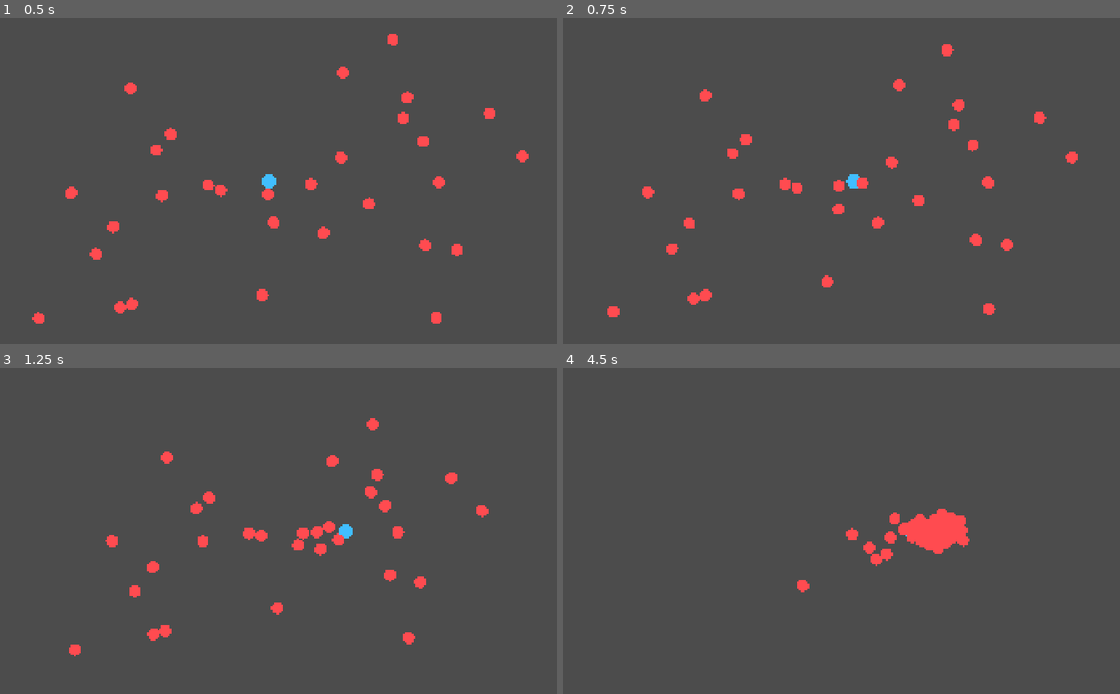
Above: before the commit, frames 1-4 (two rows, left to right).
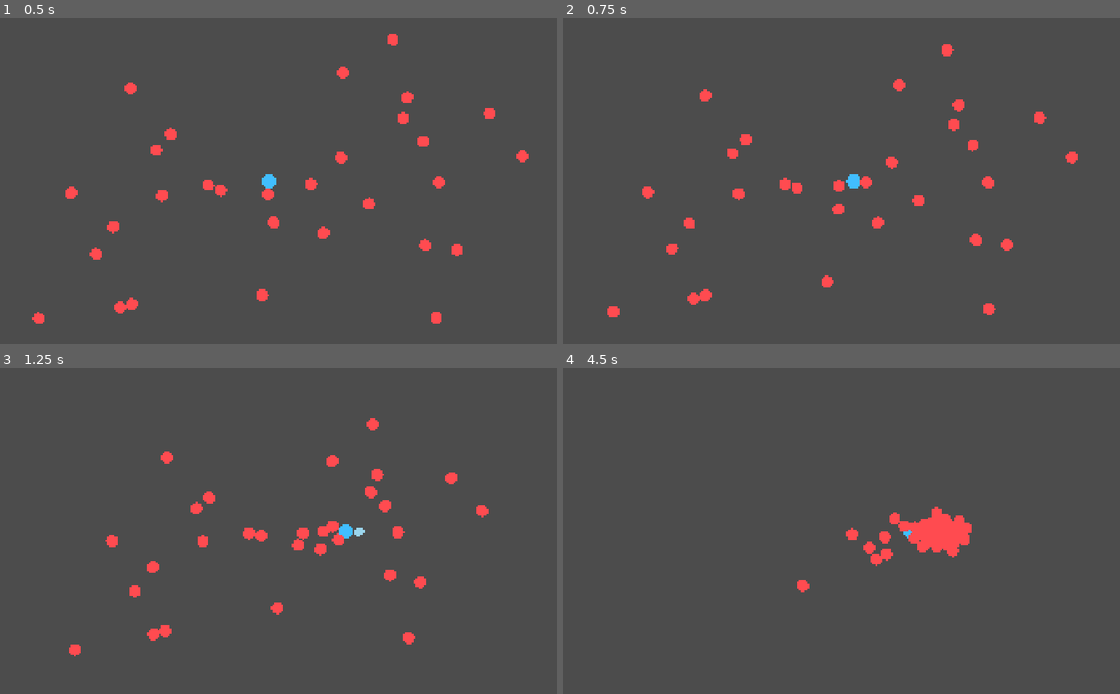
Above: after the commit, the same moments.

Repository: DHA343/prototype
Game: Godot game, scene res://main/main.tscn
Two runs of this game, one before a commit and one after it. Both use one fixed random seed, a clock stepped at 60 frames per second and the inputs below.
Inputs (mouse positions are in pixels of both pictures, inside the frame that each line leads up to):
- Up to frame 1 (0.5 s): no input
- Up to frame 2 (0.75 s): tap Enter at 0.5 s; move the mouse to (958, 164) at 0.52 s; press the mouse at (958, 164) at 0.53 s; hold D (right) from 0.53 s (still down)
- Up to frame 3 (1.25 s): keep holding D (right)
- Up to frame 4 (4.5 s): release D (right) at 1.25 s; release the mouse at (958, 514) at 1.25 s; drag from (713, 547) to (908, 531) at 1.27 s; move the mouse to (891, 459) at 2.02 s; press the mouse at (891, 459) at 2.03 s; hold D (right) 2.03-2.75 s; release the mouse at (891, 459) at 2.75 s; drag from (802, 596) to (847, 537) at 2.77 s; move the mouse to (1008, 579) at 3.52 s; press the mouse at (1008, 579) at 3.53 s; hold A (left) 3.53-4.25 s; release the mouse at (1008, 579) at 4.25 s; drag from (657, 482) to (964, 537) at 4.27 s

Frame 1 is identical in both runs. In frame 2, less than 0.1% of the frame differs, in the area x 52-56%, y 48-53%; in frame 3, 0.1%; in frame 4, 0.4%, in the area x 56-74%, y 42-59%.

Commit message:
攻撃追加

Diff:
--- a/enemy/enemy.tscn
+++ b/enemy/enemy.tscn
@@ -17,6 +17,9 @@
 
 [node name="Hurtbox" type="Area2D" parent="." unique_id=1731161422]
 monitoring = false
+monitorable = true
+collision_layer = 4
+collision_mask = 0
 script = ExtResource("2_hurtbox")
 
 [node name="CollisionShape2D" type="CollisionShape2D" parent="Hurtbox" unique_id=152707756]
--- /dev/null
+++ b/player/attack/punch_attack.gd
@@ -0,0 +1,82 @@
+class_name PunchAttack
+extends Node2D
+
+@export_group("Hit")
+@export_range(0.0, 1000.0, 0.1) var damage: float = 10.0
+@export_range(0.0, 2000.0, 10.0, "suffix:unit/s") var knockback: float = 300.0
+@export_range(0.01, 1.0, 0.01, "suffix:s") var hit_active_duration: float = 0.09
+
+@export_group("Layout")
+@export_range(0.0, 100.0, 1.0, "suffix:unit") var side_offset: float = 14.0
+@export_range(0.0, 150.0, 1.0, "suffix:unit") var hitbox_forward_offset: float = 46.0
+
+@export_group("Visual")
+@export_range(0.0, 150.0, 1.0, "suffix:unit") var visual_start_distance: float = 30.0
+@export_range(0.0, 150.0, 1.0, "suffix:unit") var visual_end_distance: float = 56.0
+@export_range(0.01, 1.0, 0.01, "suffix:s") var move_duration: float = 0.10
+@export_range(0.0, 1.0, 0.01, "suffix:s") var fade_start: float = 0.09
+@export_range(0.01, 1.0, 0.01, "suffix:s") var fade_duration: float = 0.05
+@export_range(0.01, 1.0, 0.01, "suffix:s") var lifetime: float = 0.14
+
+var _attacker: Node = null
+var _direction: Vector2 = Vector2.RIGHT
+var _side_sign: float = -1.0
+var _hit_hurtbox_ids: Dictionary = {}
+
+@onready var _visual_root: Node2D = $VisualRoot
+@onready var _hitbox: Hitbox = $Hitbox
+@onready var _collision_shape: CollisionShape2D = $Hitbox/CollisionShape2D
+
+
+func _ready() -> void:
+	global_rotation = _direction.angle()
+	_collision_shape.position = Vector2(hitbox_forward_offset, side_offset * _side_sign)
+	_collision_shape.rotation = PI * 0.5
+	_hitbox.hurtbox_detected.connect(_on_hurtbox_detected)
+	_hitbox.monitoring = true
+
+	_play_visual()
+	get_tree().create_timer(hit_active_duration).timeout.connect(_disable_hitbox)
+	get_tree().create_timer(lifetime).timeout.connect(queue_free)
+
+
+func setup(attacker: Node, direction: Vector2, side_sign: float) -> void:
+	_attacker = attacker
+	_direction = direction.normalized()
+	if _direction.is_zero_approx():
+		_direction = Vector2.RIGHT
+	_side_sign = -1.0 if side_sign < 0.0 else 1.0
+
+
+func _on_hurtbox_detected(hurtbox: Hurtbox) -> void:
+	var hurtbox_id := hurtbox.get_instance_id()
+	if _hit_hurtbox_ids.has(hurtbox_id):
+		return
+
+	_hit_hurtbox_ids[hurtbox_id] = true
+	var hit := HitData.new()
+	hit.attacker = _attacker
+	hit.damage = damage
+	hit.knockback = knockback
+	hit.hit_position = hurtbox.global_position
+	hit.hit_direction = _direction
+	hurtbox.receive_hit(hit)
+
+
+func _play_visual() -> void:
+	var start_position := Vector2(visual_start_distance, side_offset * _side_sign)
+	var end_position := Vector2(visual_end_distance, side_offset * _side_sign)
+	_visual_root.position = start_position
+
+	var move_tween := create_tween()
+	move_tween.tween_property(_visual_root, "position", end_position, move_duration)
+	move_tween.set_trans(Tween.TRANS_QUAD)
+	move_tween.set_ease(Tween.EASE_OUT)
+
+	var fade_tween := create_tween()
+	fade_tween.tween_interval(fade_start)
+	fade_tween.tween_property(_visual_root, "modulate:a", 0.0, fade_duration)
+
+
+func _disable_hitbox() -> void:
+	_hitbox.monitoring = false
--- /dev/null
+++ b/player/attack/punch_attack.tscn
@@ -0,0 +1,27 @@
+[gd_scene load_steps=3 format=3]
+
+[ext_resource type="Script" path="res://player/attack/punch_attack.gd" id="1_punch_attack"]
+[ext_resource type="Script" path="res://components/combat/hitbox.gd" id="2_hitbox"]
+
+[sub_resource type="CapsuleShape2D" id="CapsuleShape2D_hitbox"]
+radius = 18.0
+height = 72.0
+
+[node name="PunchAttack" type="Node2D"]
+script = ExtResource("1_punch_attack")
+
+[node name="VisualRoot" type="Node2D" parent="."]
+
+[node name="PlaceholderVisual" type="Polygon2D" parent="VisualRoot"]
+polygon = PackedVector2Array(-19, 0, -17.5537, -4.9749, -13.435, -9.1924, -7.2709, -12.0104, 0, -13, 7.2709, -12.0104, 13.435, -9.1924, 17.5537, -4.9749, 19, 0, 17.5537, 4.9749, 13.435, 9.1924, 7.2709, 12.0104, 0, 13, -7.2709, 12.0104, -13.435, 9.1924, -17.5537, 4.9749)
+color = Color(0.65, 0.9, 1, 0.9)
+
+[node name="Hitbox" type="Area2D" parent="."]
+collision_layer = 8
+collision_mask = 4
+monitoring = true
+monitorable = false
+script = ExtResource("2_hitbox")
+
+[node name="CollisionShape2D" type="CollisionShape2D" parent="Hitbox"]
+shape = SubResource("CapsuleShape2D_hitbox")
--- /dev/null
+++ b/player/attack/punch_controller.gd
@@ -0,0 +1,51 @@
+class_name PunchController
+extends Node
+
+@export var punch_attack_scene: PackedScene
+@export_range(0.01, 2.0, 0.01, "suffix:s") var attack_interval: float = 0.20
+
+var _last_aim_direction: Vector2 = Vector2.RIGHT
+var _next_side_sign: float = -1.0
+var _cooldown: float = 0.0
+
+@onready var _player: Player = get_parent() as Player
+@onready var _attack_root: Node2D = $"../AttackRoot"
+
+
+func _ready() -> void:
+	assert(_player != null, "PunchController: Playerの子として配置する必要があります")
+	assert(_attack_root != null, "PunchController: AttackRootが必要です")
+	assert(punch_attack_scene != null, "PunchController: punch_attack_sceneが必要です")
+
+
+func _process(delta: float) -> void:
+	if not Input.is_action_pressed("attack"):
+		_cooldown = 0.0
+		return
+
+	_cooldown -= maxf(delta, 0.0)
+	if _cooldown > 0.0:
+		return
+
+	_spawn_punch()
+	_cooldown = attack_interval
+
+
+func _spawn_punch() -> void:
+	var instance := punch_attack_scene.instantiate()
+	var punch_attack := instance as PunchAttack
+	if punch_attack == null:
+		push_error("PunchController: punch_attack_sceneはPunchAttackをrootに持つPackedSceneである必要があります")
+		instance.queue_free()
+		return
+
+	_update_aim_direction()
+	punch_attack.setup(_player, _last_aim_direction, _next_side_sign)
+	_attack_root.add_child(punch_attack)
+	_next_side_sign *= -1.0
+
+
+func _update_aim_direction() -> void:
+	var aim_offset := _player.get_global_mouse_position() - _player.global_position
+	if not aim_offset.is_zero_approx():
+		_last_aim_direction = aim_offset.normalized()
--- a/player/player.tscn
+++ b/player/player.tscn
@@ -1,9 +1,11 @@
-[gd_scene load_steps=6 format=3]
+[gd_scene load_steps=8 format=3]
 
 [ext_resource type="Script" path="res://player/player.gd" id="1_player"]
 [ext_resource type="Script" path="res://components/combat/hurtbox.gd" id="2_hurtbox"]
 [ext_resource type="Script" path="res://components/combat/health.gd" id="3_health"]
 [ext_resource type="Script" path="res://components/movement/knockback.gd" id="4_knockback"]
+[ext_resource type="Script" path="res://player/attack/punch_controller.gd" id="5_punch_controller"]
+[ext_resource type="PackedScene" path="res://player/attack/punch_attack.tscn" id="6_punch_attack"]
 
 [sub_resource type="CircleShape2D" id="CircleShape2D_body"]
 radius = 24.0
@@ -23,6 +25,10 @@
 shape = SubResource("CircleShape2D_body")
 
 [node name="Hurtbox" type="Area2D" parent="."]
+monitoring = false
+monitorable = true
+collision_layer = 2
+collision_mask = 0
 script = ExtResource("2_hurtbox")
 
 [node name="CollisionShape2D" type="CollisionShape2D" parent="Hurtbox"]
@@ -33,3 +39,10 @@
 
 [node name="Knockback" type="Node" parent="."]
 script = ExtResource("4_knockback")
+
+[node name="AttackRoot" type="Node2D" parent="."]
+z_index = 1
+
+[node name="PunchController" type="Node" parent="."]
+script = ExtResource("5_punch_controller")
+punch_attack_scene = ExtResource("6_punch_attack")
--- a/project.godot
+++ b/project.godot
@@ -50,6 +50,19 @@
 "events": [Object(InputEventKey,"resource_local_to_scene":false,"resource_name":"","device":-1,"window_id":0,"alt_press …(192 unchanged characters)…
 ]
 }
+attack={
+"deadzone": 0.5,
+"events": [Object(InputEventMouseButton,"resource_local_to_scene":false,"resource_name":"","device":-1,"window_id":0,"alt_pressed":false,"shift_pressed":false,"ctrl_pressed":false,"meta_pressed":false,"button_mask":0,"position":Vector2(0, 0),"global_position":Vector2(0, 0),"factor":1.0,"button_index":1,"canceled":false,"pressed":false,"double_click":false,"script":null)
+]
+}
+
+[layer_names]
+
+2d_physics/1="body"
+2d_physics/2="player_hurtbox"
+2d_physics/3="enemy_hurtbox"
+2d_physics/4="player_hitbox"
+2d_physics/5="enemy_hitbox"
 
 [physics]
 
Not shown, added: player/attack/punch_attack.gd.uid
Not shown, added: player/attack/punch_controller.gd.uid
